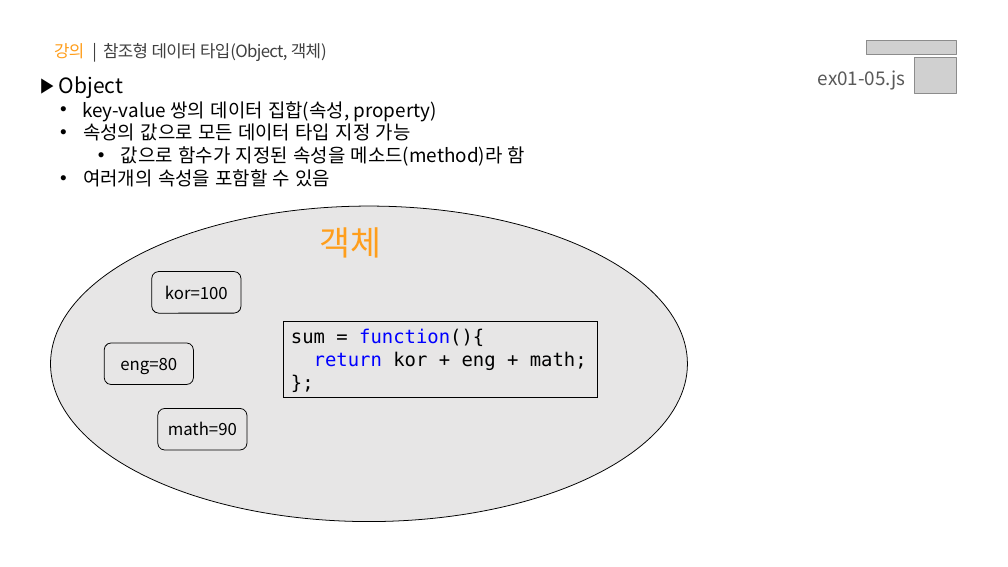
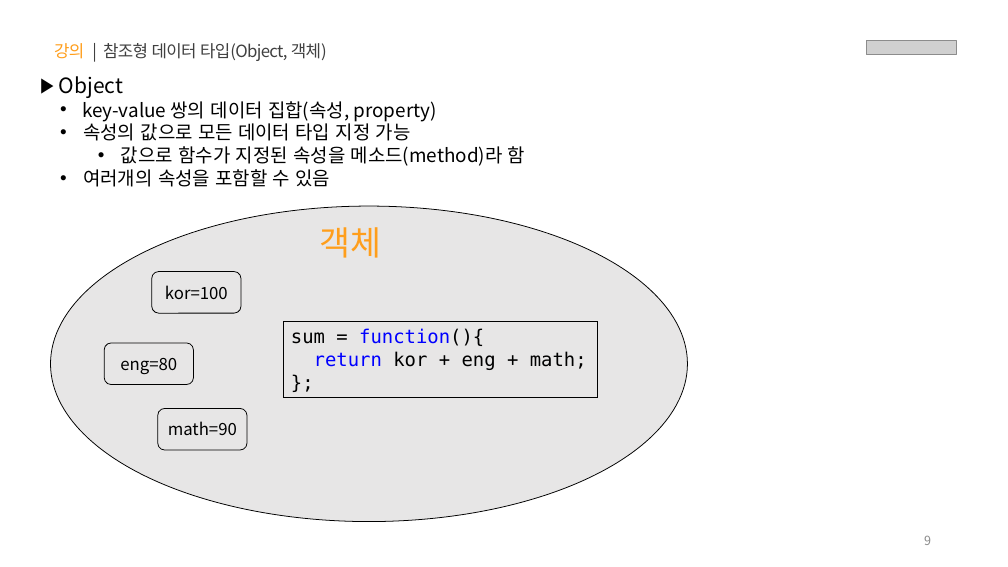
Before and after one commit to s-ja/lion_plus, a slide deck: slide 9 of PPT/01.자바스크립트 - 데이터 타입.pptx. Drawn at 1008x567 pixels with LibreOffice and Linux fonts; fonts in the diff are those of the drawing; grey boxes stand for pictures. Boxes give left, top, right and bottom in pixels: in the first picture for what was removed or moved away, otherwise in the second. Text is boxed around its words. In the diff, an @@ line names an element or a change of style, - is before the commit and + after.

```diff
--- a/PPT/01.자바스크립트 - 데이터 타입.pptx
+++ b/PPT/01.자바스크립트 - 데이터 타입.pptx
@@ picture removed at [915, 57, 957, 94] @@
@@ text removed at [818, 70, 906, 90] @@
-ex01-05.js
@@ page number added at [924, 536, 931, 545], 12 pt, text #8C8C8C @@
+9
```
Also in this commit, not shown: 24 other slides changed.
